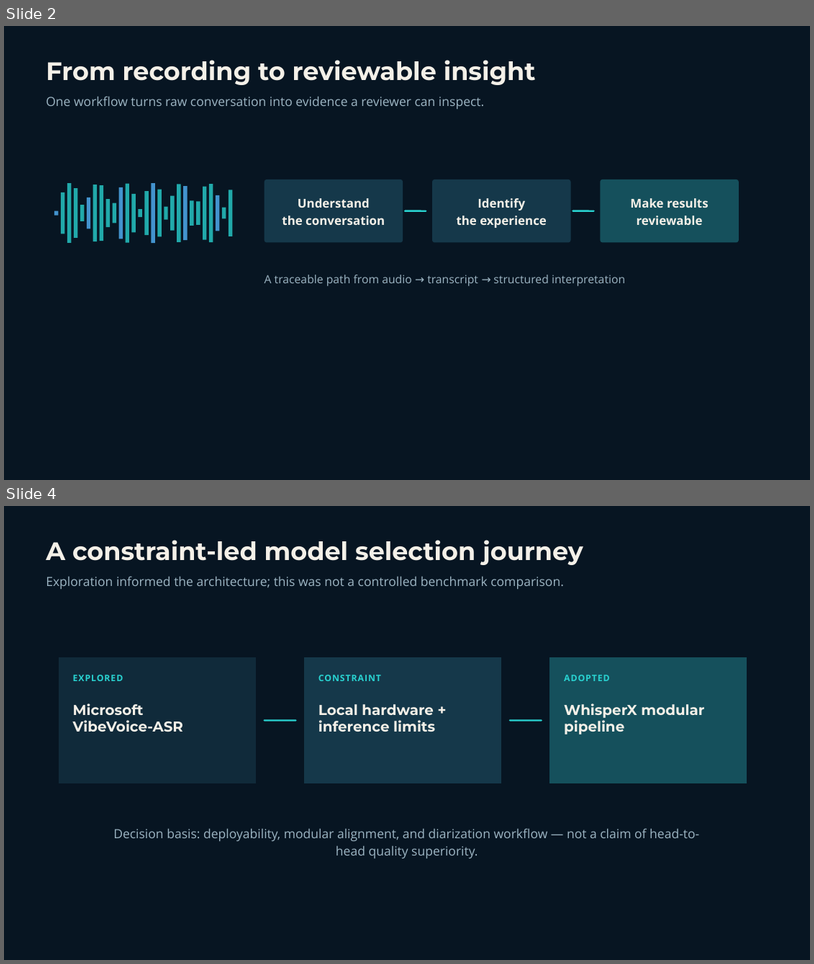
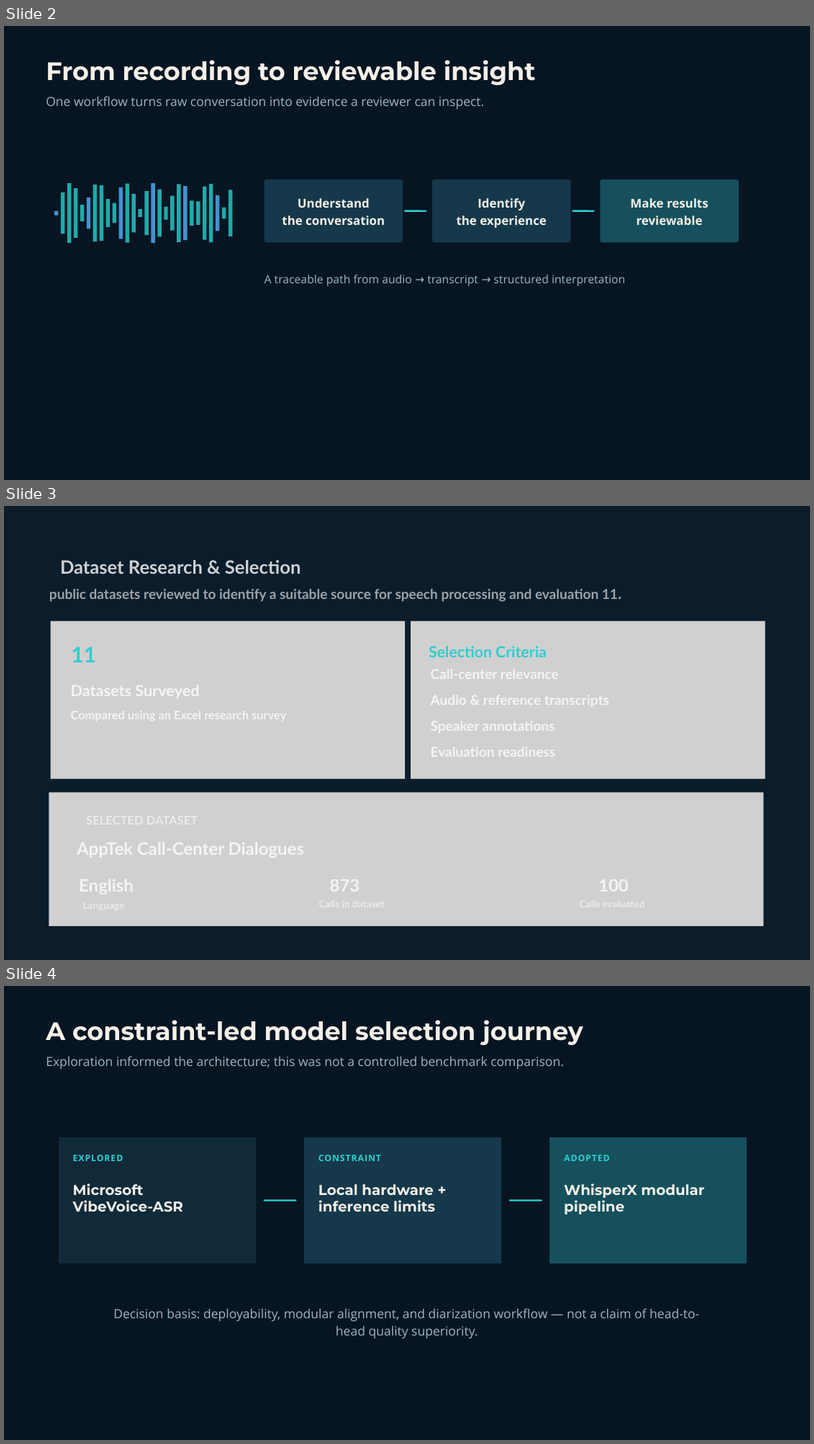
Before and after one commit to Haya-Alwizrah/ASR_CallCenter, a slide deck: doc/Call Center Analysis.pptx. Shown one above the other, each under a label of ours: slides 2 and 4 before the commit, slides 2, 3 and 4 after it; the slides between them are not shown. The pictures are 814x964 and 814x1444 pixels, drawn with LibreOffice and Linux fonts; fonts in the diff are those of the drawing; grey boxes stand for pictures. Boxes give left, top, right and bottom in pixels: in the first picture for what was removed or moved away, otherwise in the second. Text is boxed around its words. In the diff, an @@ line names an element or a change of style, - is before the commit and + after.

```diff
--- a/doc/Call Center Analysis.pptx
+++ b/doc/Call Center Analysis.pptx
@@ slide 3 added at [4,506,810,960], background #0B1D2B @@
@@ text added at [60,560,301,574], 32.9 pt, text #FFFFFF at 80% opacity, bold @@
+Dataset Research & Selection
@@ text added at [49,589,618,602], 24.5 pt, text #FFFFFF at 60% opacity, bold @@
+.public datasets reviewed to identify a suitable source for speech processing and evaluation 11
@@ picture added at [50,621,405,779] @@
@@ picture added at [411,621,766,779] @@
@@ text added at [72,646,97,662], 38.3 pt, text #30CDD1, bold @@
+11
@@ text added at [429,646,547,657], 27.3 pt, text #30CDD1, bold @@
+Selection Criteria
@@ text added at [431,665,610,760], 24.5 pt, text #FFFFFF at 80% opacity, bold @@
+Call-center relevance
+Audio & reference transcripts
+Speaker annotations
+Evaluation readiness
@@ text added at [71,681,286,723], 21.1 pt, text #FFFFFF at 80% opacity, bold @@
+Datasets Surveyed
+Compared using an Excel research survey
@@ picture added at [49,793,764,926] @@
@@ picture added at [62,810,77,825] @@
@@ text added at [77,838,304,859], 30.8 pt, text #FFFFFF at 80% opacity, bold @@
+AppTek Call-Center Dialogues
@@ text added at [79,875,134,896], 30.8 pt, text #FFFFFF at 80% opacity, bold @@
+English
@@ text added at [330,875,360,896], 30.8 pt, text #FFFFFF at 80% opacity, bold @@
+873
@@ text added at [599,875,629,896], 30.8 pt, text #FFFFFF at 80% opacity, bold @@
+100
```
Also in this commit, not shown: 1 slide removed.
